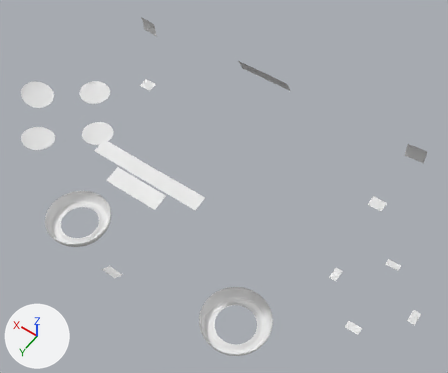
What one commit did to the OBJ model PadForge.App/3DModels/DualSense/Midnight/Decal.obj.
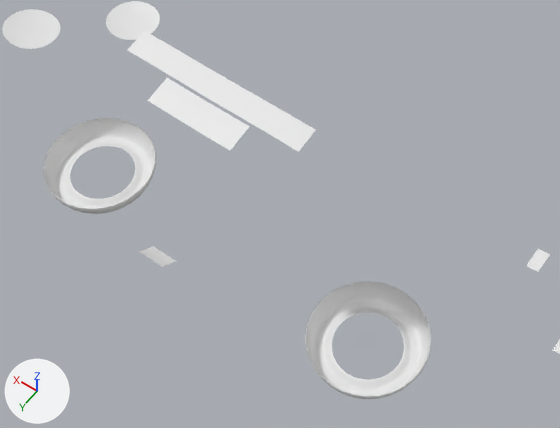
Each version is shown whole from a 50 mm lens placed at (-61.6, 55.4, 106.6), pointed at (-6.0, -22.5, -15.9), then close up on the part from 4% to 78% of the width and 33% to 100% of the height. The axes (+X, +Y, +Z) are drawn at lower left. The lights are the same throughout. The older version's two pictures come first. Where no turn or scale is listed for an object, it has been applied to the vertices.

The first close-up shows 'DecalStatic'.
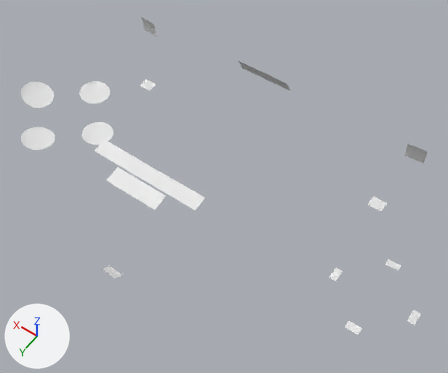
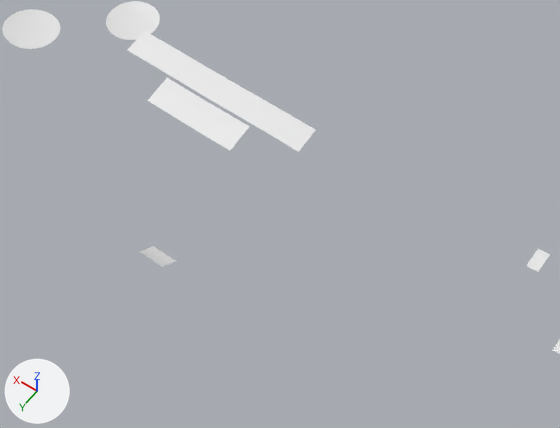
Location of each change, (x1, y1, x2, y2) in pixels of the close-ups (560 x 428 px):
```json
{"object": "DecalStatic", "change": "reshaped", "before": [2, 1, 560, 399], "after": [2, 1, 560, 354]}
{"part": 1, "of": "me_decalstatic", "change": "deleted", "before": [305, 281, 431, 399]}
{"part": 2, "of": "me_decalstatic", "change": "deleted", "before": [43, 118, 156, 214]}
```

The change, as JSON lines over the scene's bpy script:
```json
{"block": "me_decalstatic", "where": "# used by ob_decalstatic; location = (0.0, 0.0, 0.0)"}
{"op": "remove", "block": "me_decalstatic", "code": "me_decalstatic.from_pydata(...)  # 2478 vertices, 2274 faces; spans x -60.8..66.5, y -52.6..13.5, z -32.1..4.6"}
{"op": "add", "block": "me_decalstatic", "code": "me_decalstatic.from_pydata(...)  # 1134 vertices, 994 faces; spans x -60.8..66.5, y -52.6..13.5, z -24.2..4.6"}
{"block": "me_decalstatic", "change": "me_decalstatic part 1: the loose piece of 672 vertices spanning x -34.4..-16.8, y -8.7..8.9, z -32.1..-28.8 is deleted"}
{"block": "me_decalstatic", "change": "me_decalstatic part 2: the loose piece of 672 vertices spanning x 16.8..34.4, y -8.7..8.9, z -32.1..-28.8 is deleted"}
```
